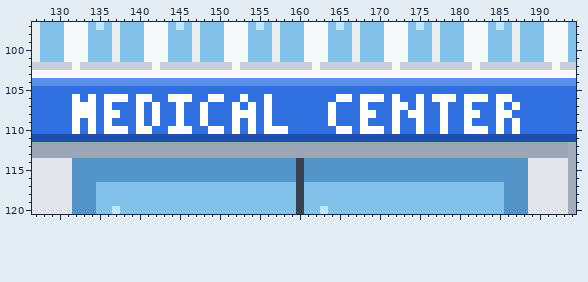
One commit to this pixel-art file: src/media/photos/sprites/scenes/hospital_6.aseprite. Above, as it was before the edit.
320x180 pixels, 1 frame. Colours within 5 levels of each other are drawn and written as one. Shown: x 127..194, y 97..120.
After the commit:
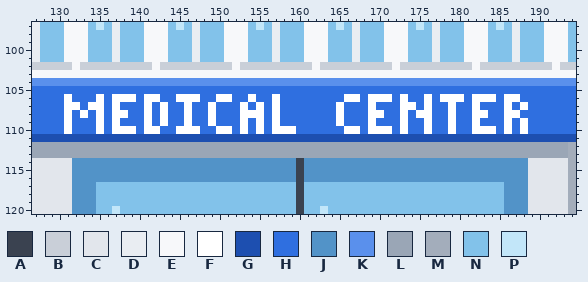
Palette (. is transparent): A #3a4250  B #c9cfd8  C #e2e6ec  D #e9edf2  E #f7f8fa  F #ffffff  G #1d4fb0  H #2f6fe0  J #5293c8  K #5a90ec  L #9aa6b6  M #a3adbb  N #82c2ea  P #c2e6f9
What changed:
@@ x 127..194 @@
 105 HHHHHHHHHHHHHHHHHHHHHHHHHHHHHHHHHHHHHHHHHHHHHHHHHHHHHHHHHHHHHHHHHHHH
-106 HHHHHFHFHFFFHFFHHFFFHHFFHHFHHFHHHHHHHHFFHFFFHFHHFHFFFHFFFHFFHHHHHHHH
-107 HHHHHFFFHFHHHFHFHHFHHFHHHFHFHFHHHHHHHFHHHFHHHFFHFHHFHHFHHHFHFHHHHHHH
-108 HHHHHFFFHFFHHFHFHHFHHFHHHFFFHFHHHHHHHFHHHFFHHFHFFHHFHHFFHHFFHHHHHHHH
-109 HHHHHFHFHFHHHFHFHHFHHFHHHFHFHFHHHHHHHFHHHFHHHFHHFHHFHHFHHHFHFHHHHHHH
-110 HHHHHFHFHFFFHFFHHFFFHHFFHFHFHFFFHHHHHHFFHFFFHFHHFHHFHHFFFHFHFHHHHHHH
+106 HHHHFHHHFHFFFHFFHHFFFHHFFHHFHHFHHHHHHHHFFHFFFHFHHFHFFFHFFFHFFHHHHHHH
+107 HHHHFFHFFHFHHHFHFHHFHHFHHHFHFHFHHHHHHHFHHHFHHHFFHFHHFHHFHHHFHFHHHHHH
+108 HHHHFHFHFHFFHHFHFHHFHHFHHHFFFHFHHHHHHHFHHHFFHHFHFFHHFHHFFHHFFHHHHHHH
+109 HHHHFHHHFHFHHHFHFHHFHHFHHHFHFHFHHHHHHHFHHHFHHHFHHFHHFHHFHHHFHFHHHHHH
+110 HHHHFHHHFHFFFHFFHHFFFHHFFHFHFHFFFHHHHHHFFHFFFHFHHFHHFHHFFFHFHFHHHHHH
 111 GGGGGGGGGGGGGGGGGGGGGGGGGGGGGGGGGGGGGGGGGGGGGGGGGGGGGGGGGGGGGGGGGGGG
Pixel boxes of the changes (left, top, right, bottom) in both pictures:
changed: (64, 94, 296, 134)
changed: (328, 94, 528, 134)
